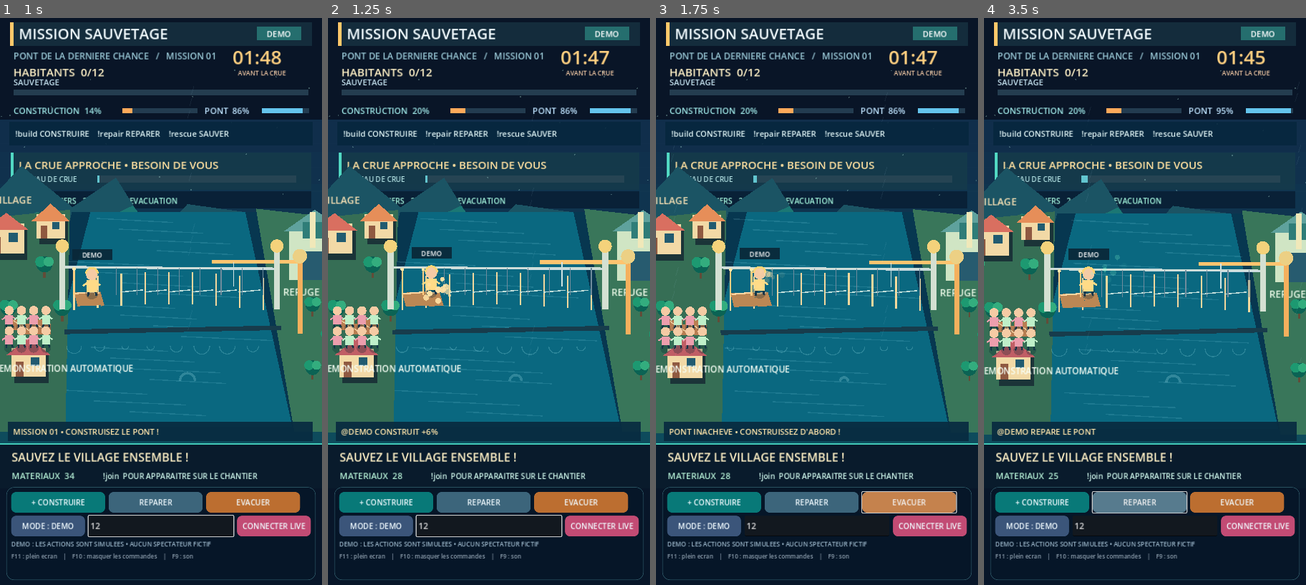
Above: before the commit, frames 1-4 (left to right).
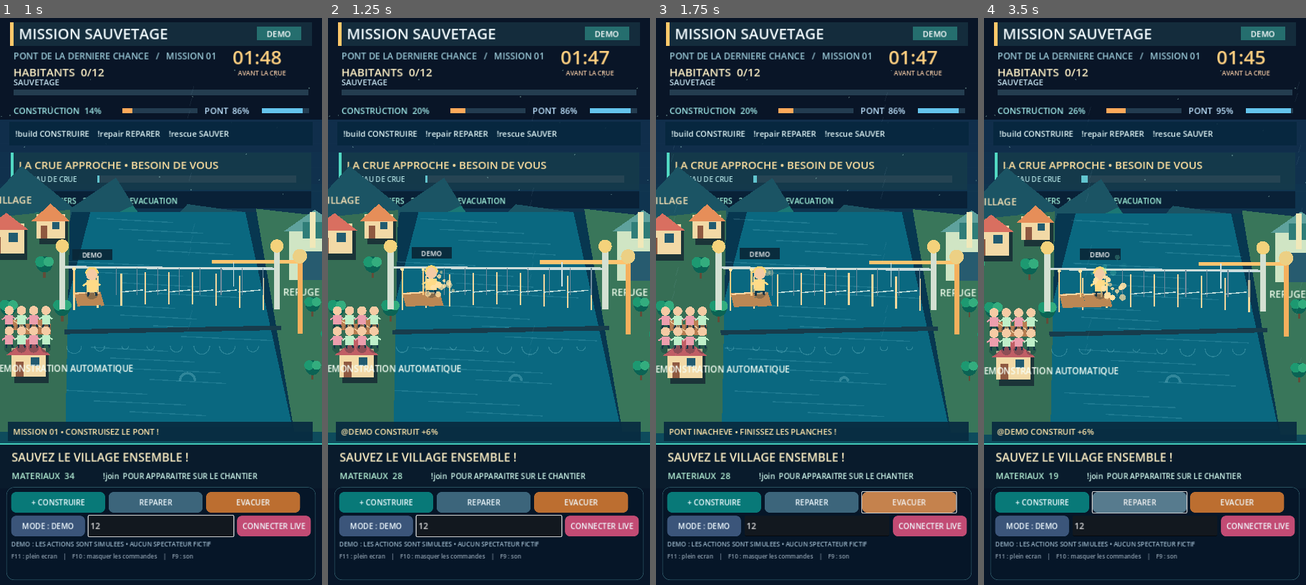
Above: after the commit, the same moments.

Repository: Hsergo/LIVE-BATTLES
Game: Godot game, scene res://main.tscn
Same seed, same stepped clock (60 frames per second), same inputs: the game is played once before the commit and once after it.
Inputs (mouse positions are in pixels of both pictures, inside the frame that each line leads up to):
- Up to frame 1 (1 s): click (161, 528) at 0.52 s; type "12" at 0.6 s
- Up to frame 2 (1.25 s): no input
- Up to frame 3 (1.75 s): click "EVACUER" at 1.25 s
- Up to frame 4 (3.5 s): click "+ CONSTRUIRE" at 2 s; click "REPARER" at 2.75 s

Frame 1 is identical in both runs. In frame 2, 0.2% of the frame differs, in the area x 29-40%, y 44-51%; in frame 3, 0.3%; in frame 4, 0.9%, in the area x 14-45%, y 15-82%.

Commit message:
fix(rescue): achever le pont avant evacuation et assurer l'issue du mode demo

Diff:
--- a/rescue/game/scripts/mission.gd
+++ b/rescue/game/scripts/mission.gd
@@ -171,8 +171,8 @@
 func rescue(user: String) -> bool:
 	if not _eligible(user,"rescue",RESCUE_COOLDOWN):
 		return false
-	if progress < 78.0:
-		_note("PONT INACHEVE • CONSTRUISSEZ D'ABORD !", "warning")
+	if progress < 99.9:
+		_note("PONT INACHEVE • FINISSEZ LES PLANCHES !", "warning")
 		return false
 	if strength < 20.0:
 		_note("PONT FRAGILE • IL FAUT REPARER !", "warning")
@@ -267,7 +267,7 @@
 		_note("VAGUE %d/3 • PONT ENDOMMAGE ! REPARER !" % (next_disaster), "danger")
 	if demo_mode:
 		_tick_demo()
-	if rescue_queue > 0 and crossings.size() < 4 and progress >= 78.0 and strength >= 20.0:
+	if rescue_queue > 0 and crossings.size() < 4 and progress >= 99.9 and strength >= 20.0:
 		rescue_queue -= 1
 		crossings.append({"p":0.0,"speed":0.245+randf_range(-0.025,0.025),"lane":randi_range(0,2)})
 	for crossing in crossings.duplicate():
@@ -283,24 +283,22 @@
 		_finish(false)
 
 func _tick_demo() -> void:
-	var auto_interval := 1.25 if progress < 83.0 else 3.1
-	if demo_clock >= auto_interval:
-		demo_clock = 0.0
-		var stage := action_sequence % 7
-		if progress < 84.0:
-			stage = 0
-		elif strength < 48.0:
-			stage = 1
-		elif saved + rescue_queue + crossings.size() < target:
-			stage = 2
-		match stage:
-			0, 3, 5:
-				build("DEMO")
-			1, 4:
-				repair("DEMO")
-			2, 6:
-				rescue("DEMO")
-		# Une demonstration est clairement marquee et ne simule pas de vrais spectateurs.
+	var interval := 1.15 if progress < 99.9 else 2.8
+	if strength < 46.0:
+		interval = 1.15
+	if demo_clock < interval:
+		return
+	demo_clock = 0.0
+	if progress < 99.9:
+		build("DEMO")
+	elif strength < 46.0:
+		repair("DEMO")
+	elif saved + rescue_queue + crossings.size() < target:
+		rescue("DEMO")
+	else:
+		# Attente constructive des derniers traversants.
+		if strength < 84.0:
+			repair("DEMO")
 
 func _finish(success: bool) -> void:
 	if status == "RESULT":
--- a/rescue/game/tests/mission_rules.gd
+++ b/rescue/game/tests/mission_rules.gd
@@ -29,7 +29,7 @@
 	assert_that(int(model.get("gifted_resources")) == 8, "Rose x2 apporte 8 materiaux")
 	assert_that(model.call("gift","alice","Galaxy",1), "Galaxy declenche livraison majeure")
 	assert_that(float(model.get("protection_seconds")) > 0.0, "La digue anti-tempete est active")
-	model.set("progress",90.0)
+	model.set("progress",100.0)
 	model.set("strength",90.0)
 	assert_that(model.call("receive","alice","!rescue"), "Evacuation possible si pont assez construit")
 	assert_that(int(model.get("rescue_queue")) > 0, "Habitant ajoute a la file d'evacuation")
